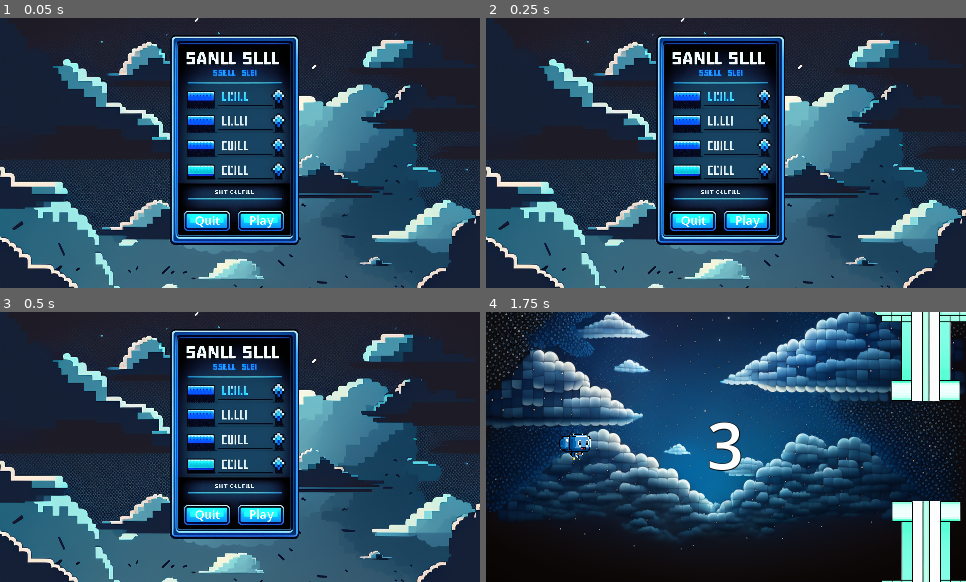
Above: before the commit, frames 1-4 (two rows, left to right).
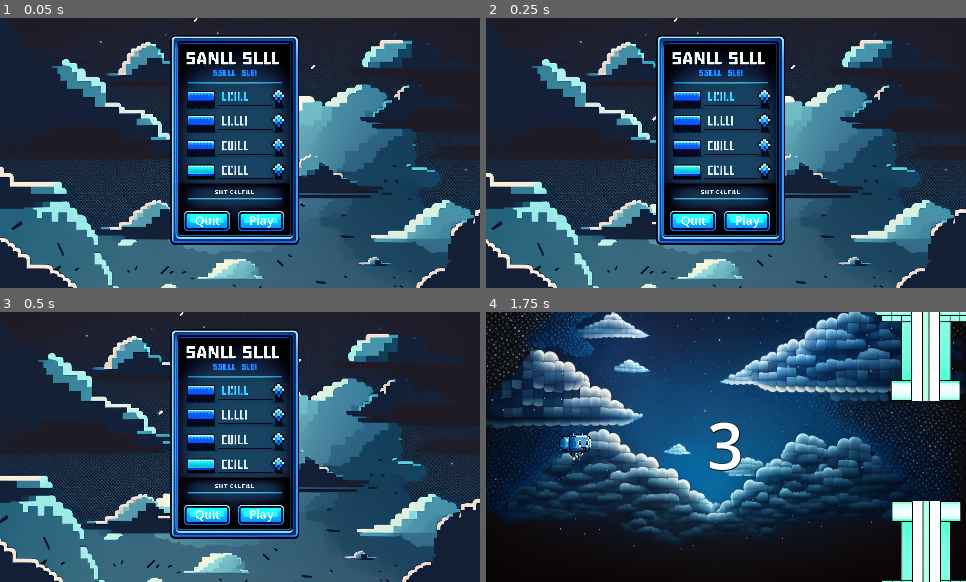
Above: after the commit, the same moments.

Repository: Xwaffle1/BoostyBot
Game: Godot game, scene res://MainMenu.tscn
Two runs of this game, one before a commit and one after it. Both use one fixed random seed, a clock stepped at 60 frames per second and the inputs below.
Inputs:
- Up to frame 1 (0.05 s): no input
- Up to frame 2 (0.25 s): no input
- Up to frame 3 (0.5 s): no input
- Up to frame 4 (1.75 s): click "Play" at 0.5 s; tap Enter (ui_accept) at 1.25 s; tap Space (jump) at 1.52 s

The runs differ from the first frame. In frame 1, 6.2% of the frame differs, in the area x 0-100%, y 0-100%; in frame 2, 12%; in frame 3, 19%; in frame 4, nothing differs.
Error before the commit: Invalid access to property or key 'is_game_over' on a base object of type 'null instance'. (res://ParallaxBackground.gd:6)

Commit message:
default export to index, fix has_node check, no need to nullcheck.

Diff:
--- a/ParallaxBackground.gd
+++ b/ParallaxBackground.gd
@@ -2,7 +2,7 @@
 
 
 func _process(delta):
-	if get_tree().root.has_node("Game") != null:
+	if get_tree().root.has_node("Game"):
 		if !get_tree().root.get_node("Game").is_game_over and get_tree().root.get_node("Game").is_game_started:
 			$ParallaxLayer.motion_offset.x += -60 * delta
 	else:
Not shown, added: Export/Web/index.apple-touch-icon.png.import
Not shown, added: Export/Web/index.icon.png.import
Not shown, added: Export/Web/index.png.import
Not shown, removed: Export/Web/web.apple-touch-icon.png.import
Not shown, removed: Export/Web/web.icon.png.import
Not shown, removed: Export/Web/web.png.import
Not shown, changed: export_presets.cfg
Not shown, added: Export/Web/index.apple-touch-icon.png
Not shown, added: Export/Web/index.audio.worklet.js
Not shown, changed: Export/Web/index.html
Not shown, added: Export/Web/index.icon.png
Not shown, added: Export/Web/index.js
(and 12 more such lines)
